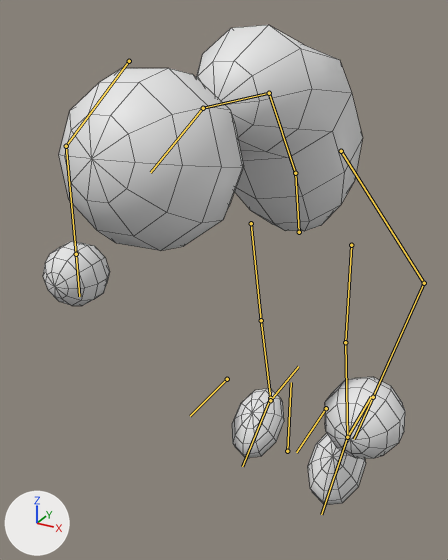
A saved change to the Blender file assets/models/characters/base_hider/base_hider.blend.
Camera for both pictures: a camera (50 mm lens) standing at (2.3, -5.84, 5.04) and looking at (-0.43, -0.85, 2.55). Every picture has the same lights, and +X, +Y and +Z are marked at lower left. Both versions are drawn at frame 3 of the action 'jump'; the numbers are the values there. The bones that bend it are drawn over the model as lines. Mesh edges are drawn as thin lines.
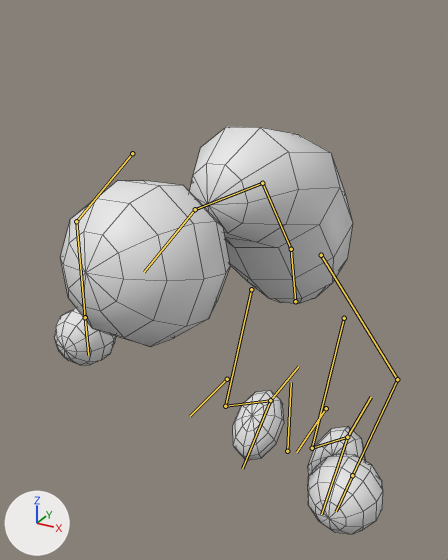
What differs and where, as boxes (x1, y1, x2, y2) in the pictures (448 x 560 px):
'Sphere.001', posed (8% narrower, 9% shorter): before (59, 68, 244, 251); after (60, 180, 230, 347)
'Sphere', posed (14% shorter): before (196, 25, 363, 231); after (189, 127, 353, 304)
'Sphere.002', posed (9% narrower): before (43, 241, 405, 458); after (54, 308, 383, 534)
'Sphere.003', posed: before (232, 388, 366, 505); after (232, 390, 365, 475)
bone 'Waist', root to tip: before (299, 232) to (295, 173); after (295, 301) to (291, 249)

What the commit changed:
Bone 'Waist' (bone_waist) moves from (0.0, 0.57, 0.0) to (0.0, -0.24, 0.0).
Bone 'Waist' (bone_waist) turns from (12, -6, 0) to (12, -9, 0) degrees about its own x, y and z.
